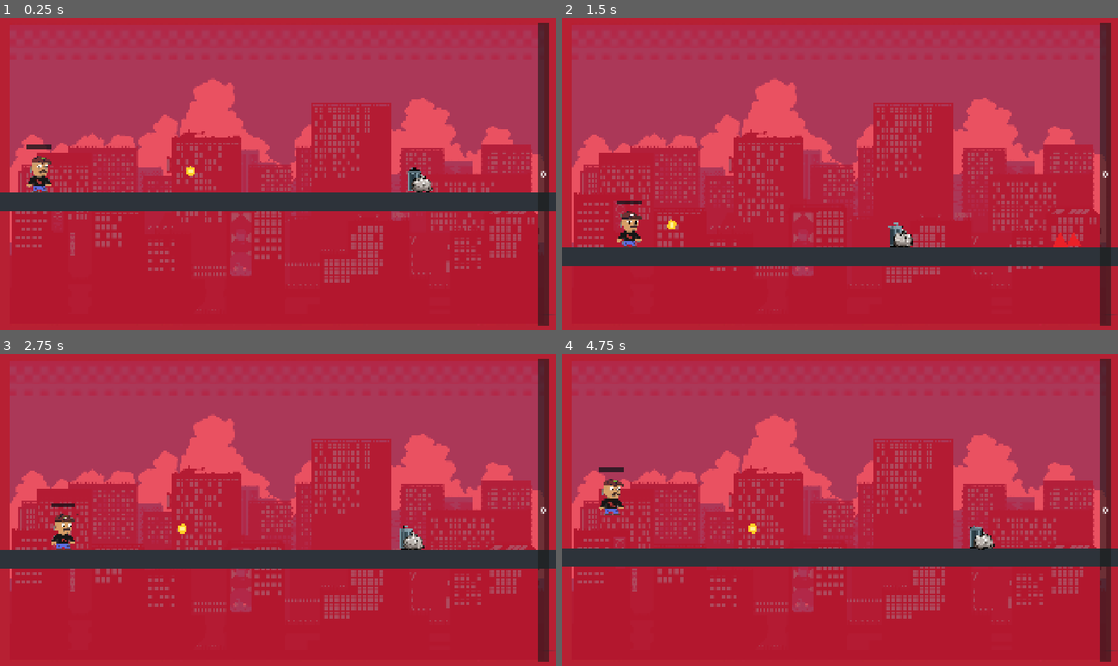
Above: before the commit, frames 1-4 (two rows, left to right).
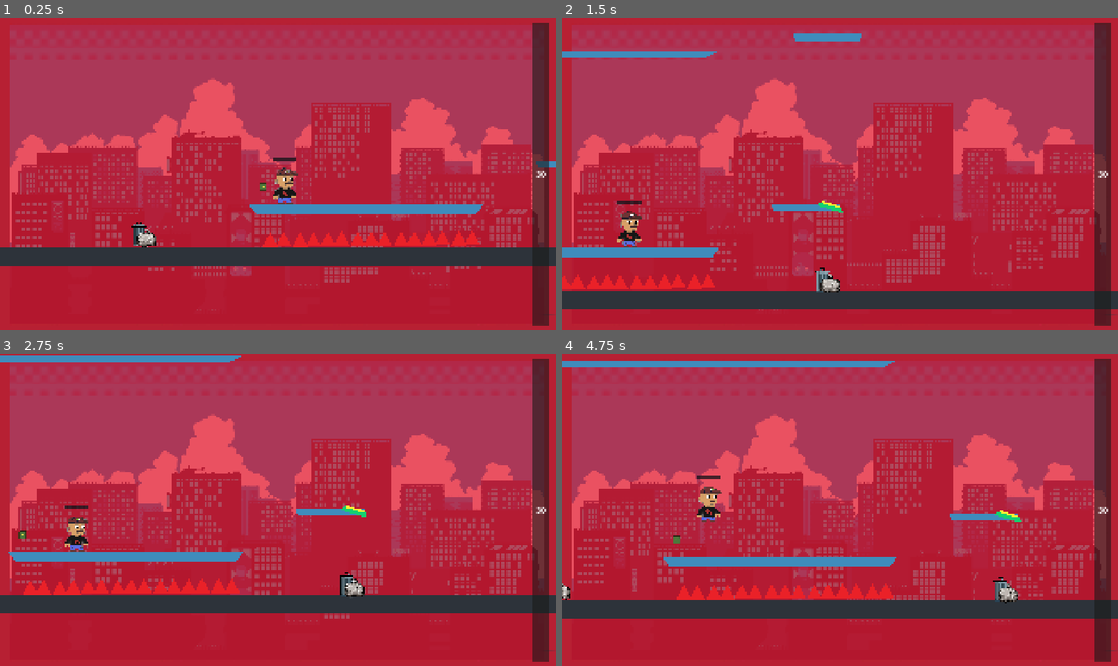
Above: after the commit, the same moments.

Repository: lorenzopirrone/SpazioTerzo
Game: Godot game, scene res://scenes/levels/level_02.tscn
Two runs of this game, one before a commit and one after it. Both use one fixed random seed, a clock stepped at 60 frames per second and the inputs below. The engine's default icon, where the game draws it, is replaced by a stand-in: a white triangle on a blue panel in a dark square. Sound files missing from this copy of the repository are replaced by a short silence.
Inputs (mouse positions are in pixels of both pictures, inside the frame that each line leads up to):
- Up to frame 1 (0.25 s): no input
- Up to frame 2 (1.5 s): tap Enter at 0.5 s; move the mouse to (962, 158) at 0.52 s; hold Space (runner_jump) 0.53-1.28 s; click (962, 158) at 0.67 s; move the mouse to (728, 189) at 1.27 s; tap F (runner_punch) at 1.35 s; click (728, 189) at 1.42 s
- Up to frame 3 (2.75 s): tap Space (runner_jump) at 1.52, 1.55, 1.82 s; move the mouse to (333, 441) at 2.02 s; hold Space (runner_jump) from 2.03 s (still down); tap R at 2.1 s; click (333, 441) at 2.17 s
- Up to frame 4 (4.75 s): move the mouse to (812, 572) at 2.77 s; release Space (runner_jump) at 2.78 s; tap Space (runner_jump) at 2.85, 3.02, 3.32, 3.77, 3.8, 4.07, 4.52, 4.55 s; click (812, 572) at 2.92 s; move the mouse to (1006, 556) at 3.52 s; hold F (runner_punch) 3.53-4.28 s; click (1006, 556) at 3.67 s; move the mouse to (673, 463) at 4.27 s; tap R at 4.35 s; click (673, 463) at 4.42 s

The runs differ from the first frame. In frame 1, 16% of the frame differs, in the area x 0-100%, y 1-99%; in frame 2, 15%; in frame 3, 16%; in frame 4, 17%.

Commit message:
Grind wip

Diff:
--- a/spazio-terzo/scenes/actors/player.tscn
+++ b/spazio-terzo/scenes/actors/player.tscn
@@ -16,8 +16,8 @@
 script = ExtResource("1_player")
 run_speed = 300.0
 jump_velocity = -700.0
-gravity = 2000.0
 max_fall_speed = 961.0
+start_coins = 30
 
 [node name="Body" type="Polygon2D" parent="."]
 visible = false
--- /dev/null
+++ b/spazio-terzo/scenes/environment/grind_rail.tscn
@@ -0,0 +1,28 @@
+[gd_scene load_steps=3 format=3]
+
+[ext_resource type="Script" path="res://scripts/grind_rail.gd" id="1_grind"]
+
+[sub_resource type="RectangleShape2D" id="RectangleShape2D_trigger"]
+size = Vector2(72, 48)
+
+[node name="GrindRail" type="Node2D"]
+script = ExtResource("1_grind")
+path_path = NodePath("Path")
+path_follow_path = NodePath("Path/PathFollow")
+trigger_path = NodePath("TriggerArea")
+auto_generate_demo_curve = true
+demo_curve_end = Vector2(360, 0)
+
+[node name="Path" type="Path2D" parent="."]
+
+[node name="PathFollow" type="PathFollow2D" parent="Path"]
+loop = false
+rotates = true
+
+[node name="TriggerArea" type="Area2D" parent="."]
+collision_layer = 0
+collision_mask = 1
+
+[node name="CollisionShape2D" type="CollisionShape2D" parent="TriggerArea"]
+position = Vector2(0, 0)
+shape = SubResource("RectangleShape2D_trigger")
--- /dev/null
+++ b/spazio-terzo/scenes/environment/player_spawn_point.tscn
@@ -0,0 +1,12 @@
+[gd_scene load_steps=3 format=3]
+
+[ext_resource type="Script" path="res://scripts/player_spawn_point.gd" id="1_spawn"]
+[ext_resource type="Texture2D" path="res://icon.svg" id="2_icon"]
+
+[node name="PlayerSpawnPoint" type="Node2D" groups=["player_spawn_point"]]
+script = ExtResource("1_spawn")
+
+[node name="Marker" type="Sprite2D" parent="."]
+modulate = Color(1, 0.89, 0.31, 0.95)
+scale = Vector2(0.22, 0.22)
+texture = ExtResource("2_icon")
--- a/spazio-terzo/scenes/levels/level_02.tscn
+++ b/spazio-terzo/scenes/levels/level_02.tscn
@@ -1,6 +1,5 @@
-[gd_scene load_steps=16 format=3 uid="uid://co8cx6u2i0ivx"]
-
-[ext_resource type="PackedScene" uid="uid://1egy1wdcp633" path="res://scenes/actors/player.tscn" id="1_player"]
+[gd_scene load_steps=17 format=3 uid="uid://co8cx6u2i0ivx"]
+
 [ext_resource type="PackedScene" uid="uid://cagg6a6kfc4um" path="res://scenes/environment/obstacle.tscn" id="2_obstacle"]
 [ext_resource type="Texture2D" uid="uid://bg3n1t4e6naat" path="res://Fondali/Test sfondo rosso.png" id="3_c6rld"]
 [ext_resource type="PackedScene" path="res://scenes/environment/finish_line.tscn" id="4_finish"]
@@ -14,6 +13,8 @@
 [ext_resource type="PackedScene" path="res://scenes/environment/trampoline.tscn" id="13_km0xc"]
 [ext_resource type="PackedScene" uid="uid://dqhf2dcsqaqkf" path="res://scenes/environment/incoming_bird.tscn" id="14_m2jhg"]
 [ext_resource type="PackedScene" uid="uid://5ey307hc48k6" path="res://scenes/environment/incoming_car.tscn" id="14_n536o"]
+[ext_resource type="PackedScene" path="res://scenes/environment/player_spawn_point.tscn" id="14_q6ljp"]
+[ext_resource type="PackedScene" uid="uid://1egy1wdcp633" path="res://scenes/actors/player.tscn" id="15_m2jhg"]
 
 [sub_resource type="RectangleShape2D" id="RectangleShape2D_ground_a"]
 size = Vector2(620, 64)
@@ -28,15 +29,6 @@
 position = Vector2(960, 540)
 scale = Vector2(1.0666667, 1.0666667)
 texture = ExtResource("3_c6rld")
-
-[node name="Player" parent="." instance=ExtResource("1_player")]
-position = Vector2(60.99997, 414)
-gravity = 1500.0
-minimum_coins_to_survive = 1
-invulnerability_flash_interval = 0.2
-knockback_distance = 150.0
-knockback_duration = 2.0
-dropped_coin_lifetime = 1.0
 
 [node name="RunnerCamera" type="Camera2D" parent="."]
 position = Vector2(960, 540)
@@ -75,7 +67,7 @@
 position = Vector2(6335, 417)
 
 [node name="ObstacleC4" parent="." instance=ExtResource("2_obstacle")]
-position = Vector2(7350, 417)
+position = Vector2(7881, 426)
 
 [node name="ObstacleD" parent="." instance=ExtResource("2_obstacle")]
 position = Vector2(3348, 415)
@@ -121,6 +113,54 @@
 
 [node name="TriangleObstacleB" parent="." instance=ExtResource("9_triangle")]
 position = Vector2(2045, 450)
+
+[node name="TriangleObstacleA2" parent="." instance=ExtResource("9_triangle")]
+position = Vector2(6769, 452)
+
+[node name="TriangleObstacleB3" parent="." instance=ExtResource("9_triangle")]
+position = Vector2(6815, 450)
+
+[node name="TriangleObstacleA3" parent="." instance=ExtResource("9_triangle")]
+position = Vector2(6872, 452)
+
+[node name="TriangleObstacleB4" parent="." instance=ExtResource("9_triangle")]
+position = Vector2(6918, 450)
+
+[node name="TriangleObstacleA4" parent="." instance=ExtResource("9_triangle")]
+position = Vector2(6969, 449)
+
+[node name="TriangleObstacleB5" parent="." instance=ExtResource("9_triangle")]
+position = Vector2(7015, 447)
+
+[node name="TriangleObstacleA5" parent="." instance=ExtResource("9_triangle")]
+position = Vector2(7072, 449)
+
+[node name="TriangleObstacleB6" parent="." instance=ExtResource("9_triangle")]
+position = Vector2(7118, 447)
+
+[node name="TriangleObstacleA6" parent="." instance=ExtResource("9_triangle")]
+position = Vector2(7117, 449)
+
+[node name="TriangleObstacleB7" parent="." instance=ExtResource("9_triangle")]
+position = Vector2(7163, 447)
+
+[node name="TriangleObstacleA7" parent="." instance=ExtResource("9_triangle")]
+position = Vector2(7220, 449)
+
+[node name="TriangleObstacleB8" parent="." instance=ExtResource("9_triangle")]
+position = Vector2(7266, 447)
+
+[node name="TriangleObstacleA8" parent="." instance=ExtResource("9_triangle")]
+position = Vector2(7317, 446)
+
+[node name="TriangleObstacleB9" parent="." instance=ExtResource("9_triangle")]
+position = Vector2(7363, 444)
+
+[node name="TriangleObstacleA9" parent="." instance=ExtResource("9_triangle")]
+position = Vector2(7420, 446)
+
+[node name="TriangleObstacleB10" parent="." instance=ExtResource("9_triangle")]
+position = Vector2(7466, 444)
 
 [node name="TriangleObstacleB2" parent="." instance=ExtResource("9_triangle")]
 position = Vector2(3360, 620)
@@ -152,6 +192,10 @@
 position = Vector2(6762, -337)
 scale = Vector2(6.173986, 1)
 
+[node name="AirPlatform14" parent="." instance=ExtResource("12_4hx2o")]
+position = Vector2(7100, 345.00003)
+scale = Vector2(3.3986397, 1.4592623)
+
 [node name="AirPlatform3" parent="." instance=ExtResource("12_4hx2o")]
 position = Vector2(4063, 77)
 
@@ -173,15 +217,13 @@
 [node name="AirPlatform4" parent="." instance=ExtResource("12_4hx2o")]
 position = Vector2(2888, 331)
 
-[node name="TurnBlack" parent="." node_paths=PackedStringArray("player") instance=ExtResource("12_km0xc")]
+[node name="TurnBlack" parent="." instance=ExtResource("12_km0xc")]
 position = Vector2(2880, 408)
-player = NodePath("../Player")
 sprite_name = "VesproTest"
 smooth_restore = false
 
-[node name="TurnBlack2" parent="." node_paths=PackedStringArray("player") instance=ExtResource("12_km0xc")]
+[node name="TurnBlack2" parent="." instance=ExtResource("12_km0xc")]
 position = Vector2(4756, 408)
-player = NodePath("../Player")
 sprite_name = "VesproTest"
 action = "Torna Normale"
 restore_time = 1.5
@@ -198,8 +240,26 @@
 launch_velocity = -1159.0
 horizontal_boost = 10.0
 
+[node name="AirPlatform15" parent="." instance=ExtResource("12_4hx2o")]
+position = Vector2(7805, 189.99994)
+
+[node name="Trampoline3" parent="." instance=ExtResource("13_km0xc")]
+position = Vector2(7889, 188.99988)
+rotation = 0.2706939
+launch_velocity = -1583.0
+horizontal_boost = 10.0
+
 [node name="IncomingObstacle" parent="." instance=ExtResource("14_n536o")]
 position = Vector2(5702, 402)
 
+[node name="IncomingObstacle3" parent="." instance=ExtResource("14_n536o")]
+position = Vector2(9172, 414)
+
 [node name="IncomingObstacle2" parent="." instance=ExtResource("14_m2jhg")]
 position = Vector2(6932, -413)
+
+[node name="PlayerSpawnPoint" parent="." instance=ExtResource("14_q6ljp")]
+position = Vector2(6744, 271)
+
+[node name="Player" parent="." instance=ExtResource("15_m2jhg")]
+position = Vector2(84, 422)
--- /dev/null
+++ b/spazio-terzo/scripts/grind_rail.gd
@@ -0,0 +1,122 @@
+extends Node2D
+
+@export_group("References")
+@export var player_path: NodePath
+@export var path_path: NodePath
+@export var path_follow_path: NodePath
+@export var trigger_path: NodePath
+
+@export_group("Grind")
+@export var grind_speed: float = 420.0
+@export var jump_vertical_velocity: float = -560.0
+@export var jump_horizontal_boost: float = 110.0
+@export var start_progress: float = 0.0
+@export var follow_rotates_with_path: bool = true
+@export var auto_generate_demo_curve: bool = true
+@export var demo_curve_start: Vector2 = Vector2.ZERO
+@export var demo_curve_end: Vector2 = Vector2(360.0, 0.0)
+
+var _player: PlayerRunner
+var _path: Path2D
+var _path_follow: PathFollow2D
+var _trigger: Area2D
+var _path_length: float = 0.0
+var _grinding: bool = false
+
+
+func _ready() -> void:
+	_player = get_node_or_null(player_path) as PlayerRunner
+	_path = get_node_or_null(path_path) as Path2D
+	_path_follow = get_node_or_null(path_follow_path) as PathFollow2D
+	_trigger = get_node_or_null(trigger_path) as Area2D
+
+	_setup_curve()
+	_setup_follow()
+	_setup_trigger()
+
+
+func _physics_process(delta: float) -> void:
+	if not _grinding:
+		return
+	if _player == null or _path_follow == null:
+		_stop_grind(false)
+		return
+	if not _player.is_grinding():
+		_stop_grind(false)
+		return
+
+	if Input.is_action_just_pressed("runner_jump"):
+		_stop_grind(true)
+		return
+
+	_path_follow.progress = minf(_path_follow.progress + grind_speed * delta, _path_length)
+	_sync_player_to_follow()
+
+	if _path_length > 0.0 and _path_follow.progress >= _path_length - 0.001:
+		_stop_grind(false)
+
+
+func _setup_curve() -> void:
+	if _path == null or _path.curve == null:
+		return
+
+	if _path.curve.point_count < 2 and auto_generate_demo_curve:
+		_path.curve.clear_points()
+		_path.curve.add_point(demo_curve_start)
+		_path.curve.add_point(demo_curve_end)
+
+	_path_length = _path.curve.get_baked_length()
+
+
+func _setup_follow() -> void:
+	if _path_follow == null:
+		return
+
+	_path_follow.loop = false
+	_path_follow.rotates = follow_rotates_with_path
+	_sync_player_to_follow()
+
+
+func _setup_trigger() -> void:
+	if _trigger == null:
+		return
+
+	_trigger.body_entered.connect(_on_trigger_body_entered)
+
+
+func _on_trigger_body_entered(body: Node2D) -> void:
+	if _grinding:
+		return
+	if body != _player:
+		return
+	if _player == null or _path_follow == null:
+		return
+
+	_grinding = true
+	_player.begin_grind()
+	_path_follow.progress = clampf(start_progress, 0.0, _path_length)
+	_sync_player_to_follow()
+
+
+func _stop_grind(apply_jump: bool) -> void:
+	if not _grinding:
+		return
+
+	_grinding = false
+
+	if _player == null:
+		return
+
+	if apply_jump:
+		_player.launch_from_grind(jump_vertical_velocity, jump_horizontal_boost)
+	else:
+		_player.end_grind()
+
+
+func _sync_player_to_follow() -> void:
+	if _player == null or _path_follow == null:
+		return
+
+	_player.global_position = _path_follow.global_position
+	if follow_rotates_with_path:
+		_player.global_rotation = _path_follow.global_rotation
--- a/spazio-terzo/scripts/level_root.gd
+++ b/spazio-terzo/scripts/level_root.gd
@@ -35,6 +35,7 @@
 	process_mode = Node.PROCESS_MODE_ALWAYS
 	player = get_node_or_null(player_path) as Node2D
 	if player:
+		_apply_player_spawn_point()
 		player.connect("died", _on_player_died)
 		if player.has_signal("coin_collected"):
 			player.connect("coin_collected", _on_coin_collected)
@@ -206,6 +207,19 @@
 		audio_player.play()
 
 
+func _apply_player_spawn_point() -> void:
+	var spawn_points := get_tree().get_nodes_in_group("player_spawn_point")
+	if spawn_points.is_empty():
+		return
+
+	var spawn_point := spawn_points[0] as Node2D
+	if spawn_point:
+		player.global_position = spawn_point.global_position
+		var camera := get_node_or_null(^"RunnerCamera") as Camera2D
+		if camera and camera.has_method("snap_to_target"):
+			camera.snap_to_target()
+
+
 func _get_track_duration() -> float:
 	if audio_stream and audio_stream.get_length() > 0.0:
 		return audio_stream.get_length()
--- a/spazio-terzo/scripts/player_runner.gd
+++ b/spazio-terzo/scripts/player_runner.gd
@@ -86,6 +86,7 @@
 var _flash_timer: float = 0.0
 var _rng := RandomNumberGenerator.new()
 var _base_modulate: Color = Color.WHITE
+var _grind_active: bool = false
 
 
 func _ready() -> void:
@@ -103,6 +104,11 @@
 
 	if _invulnerability_timer > 0.0:
 		_invulnerability_timer = maxf(_invulnerability_timer - delta, 0.0)
+
+	if _grind_active:
+		velocity = Vector2.ZERO
+		_update_damage_flash(delta)
+		return
 
 	if _knockback_timer > 0.0:
 		_knockback_timer = maxf(_knockback_timer - delta, 0.0)
@@ -144,6 +150,8 @@
 
 
 func _unhandled_input(event: InputEvent) -> void:
+	if _grind_active:
+		return
 	if event is InputEventScreenTouch:
 		_handle_screen_touch(event)
 	elif event is InputEventMouseButton and event.button_index == MOUSE_BUTTON_LEFT:
@@ -159,6 +167,8 @@
 func take_hit() -> void:
 	if _dead or _invulnerability_timer > 0.0:
 		return
+
+	_end_grind()
 
 	if _coins < minimum_coins_to_survive:
 		_dead = true
@@ -183,6 +193,7 @@
 	if _dead:
 		return
 
+	_end_grind()
 	velocity.y = vertical_velocity
 	velocity.x = maxf(velocity.x, run_speed + horizontal_boost)
 	_coyote_timer = 0.0
@@ -199,6 +210,35 @@
 
 func is_knockback_active() -> bool:
 	return _knockback_timer > 0.0
+
+
+func begin_grind() -> void:
+	if _dead:
+		return
+
+	_grind_active = true
+	_is_charging = false
+	_charge_time = 0.0
+	_punch_timer = 0.0
+	_punch_touch_index = -1
+	_coyote_timer = 0.0
+	_jump_buffer_timer = 0.0
+	_set_punch_active(false)
+	_update_charge_bar(0.0)
+	velocity = Vector2.ZERO
+
+
+func end_grind() -> void:
+	_grind_active = false
+
+
+func is_grinding() -> bool:
+	return _grind_active
+
+
+func launch_from_grind(vertical_velocity: float, horizontal_boost: float = 0.0) -> void:
+	_end_grind()
+	apply_jump_impulse(vertical_velocity, horizontal_boost)
 
 
 func _spawn_dropped_coins(amount: int) -> void:
@@ -318,3 +358,8 @@
 
 func _update_charge_bar(amount: float) -> void:
 	charge_bar.scale.x = clampf(amount, 0.0, 1.0)
+
+
+func _end_grind() -> void:
+	if _grind_active:
+		_grind_active = false
--- /dev/null
+++ b/spazio-terzo/scripts/player_spawn_point.gd
@@ -0,0 +1,3 @@
+extends Node2D
+
+# Marker leggero per il posizionamento iniziale del player.
--- a/spazio-terzo/scripts/runner_camera.gd
+++ b/spazio-terzo/scripts/runner_camera.gd
@@ -23,6 +23,7 @@
 func _ready() -> void:
 	_target = get_node_or_null(target_path) as Node2D
 	make_current()
+	snap_to_target()
 
 
 func _process(delta: float) -> void:
@@ -39,3 +40,18 @@
 
 	var smoothing := damage_follow_smoothing if knockback_active else follow_smoothing
 	global_position = global_position.lerp(desired, 1.0 - exp(-smoothing * delta))
+
+
+func snap_to_target() -> void:
+	if _target == null:
+		return
+
+	var knockback_active: bool = _target.has_method("is_knockback_active") and _target.is_knockback_active()
+	var lookahead := damage_horizontal_lookahead if knockback_active else horizontal_lookahead
+	var offset_y := damage_vertical_offset if knockback_active else vertical_offset
+	var desired := _target.global_position + Vector2(lookahead, offset_y)
+
+	if lock_left_edge and not knockback_active:
+		desired.x = maxf(desired.x, global_position.x)
+
+	global_position = desired
Not shown, added: spazio-terzo/scripts/player_spawn_point.gd.uid
